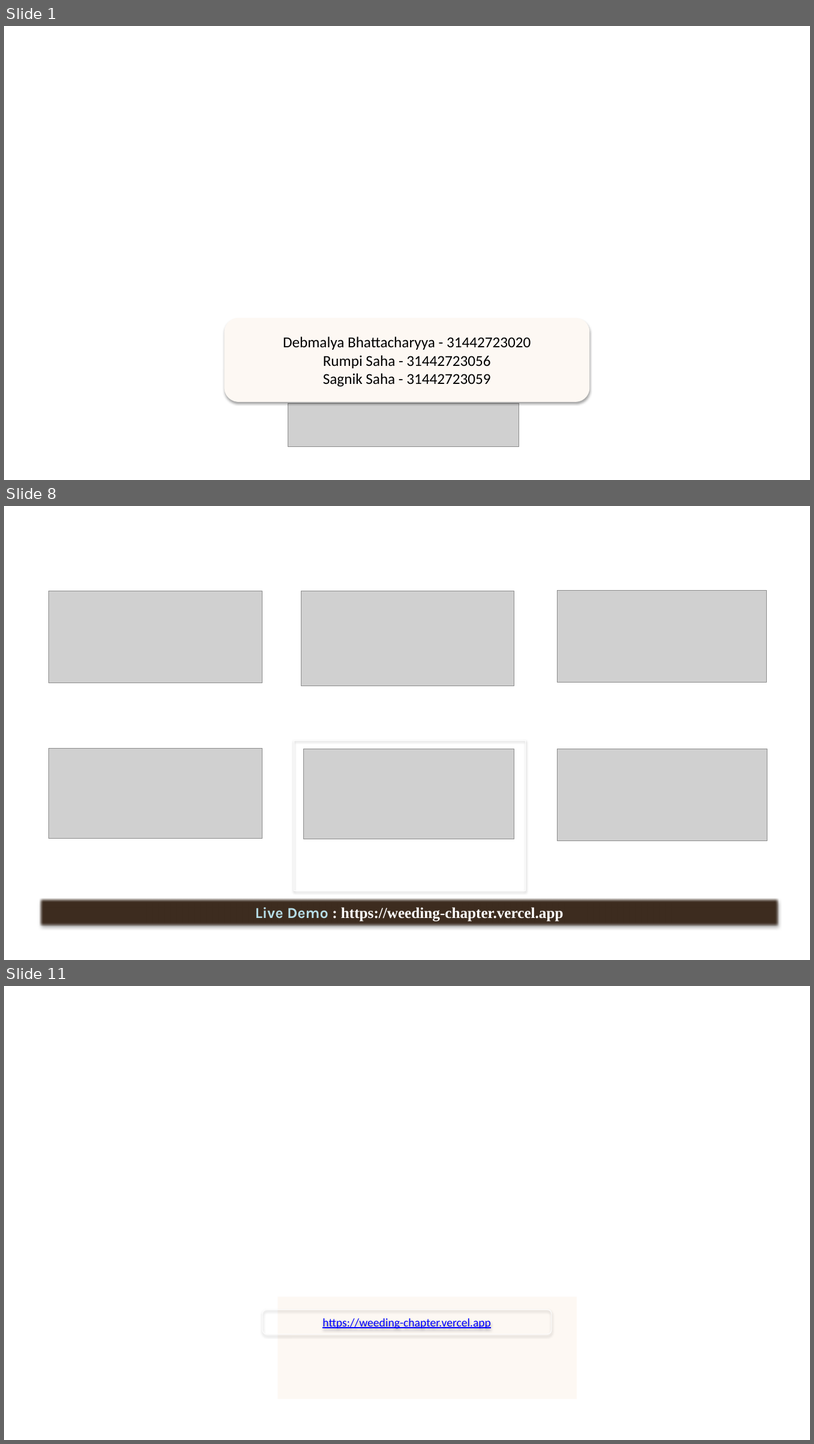
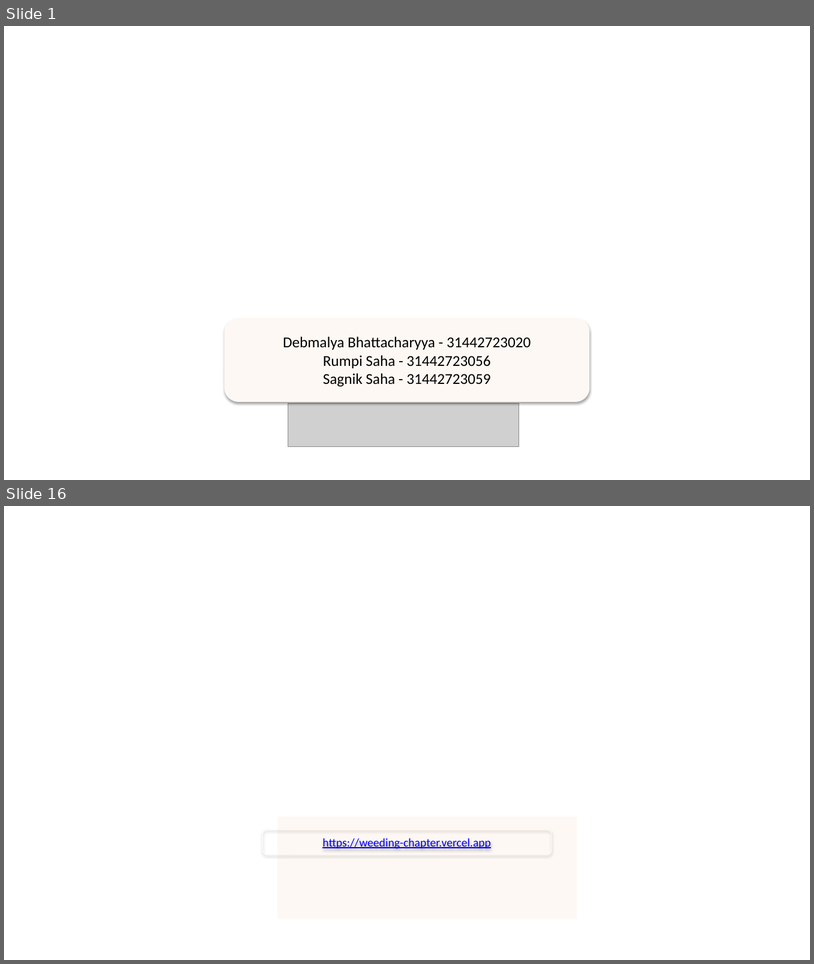
Before and after one commit to sagniksaha279/Weeding-Booking-Portal, a slide deck: presentation/Weeding-Chapter.pptx. Shown one above the other, each under a label of ours: slides 1, 8 and 11 before the commit, slides 1 and 16 after it; the slides between them are not shown. The pictures are 814x1444 and 814x964 pixels, drawn with LibreOffice and Linux fonts; fonts in the diff are those of the drawing; grey boxes stand for pictures; background and template pictures are left out. Boxes give left, top, right and bottom in pixels: in the first picture for what was removed or moved away, otherwise in the second. Text is boxed around its words. In the diff, an @@ line names an element or a change of style, - is before the commit and + after.

```diff
--- a/presentation/Weeding-Chapter.pptx
+++ b/presentation/Weeding-Chapter.pptx
@@ slide 8 removed at (4, 506, 810, 960), background picture (left out) @@
@@ picture removed at (49, 591, 263, 682) @@
@@ picture removed at (301, 591, 515, 685) @@
@@ picture removed at (558, 591, 767, 682) @@
@@ picture removed at (49, 748, 263, 838) @@
@@ rectangle removed at (294, 740, 526, 890) @@
@@ picture removed at (304, 748, 515, 839) @@
@@ picture removed at (558, 748, 767, 841) @@
@@ rectangle removed at (39, 898, 780, 926) @@
-Live Demo : https://weeding-chapter.vercel.app
@@ what was slide 11 is now slide 16 @@
```
Also in this commit, not shown: 8 slides added, 2 other slides removed, 1 other file.
